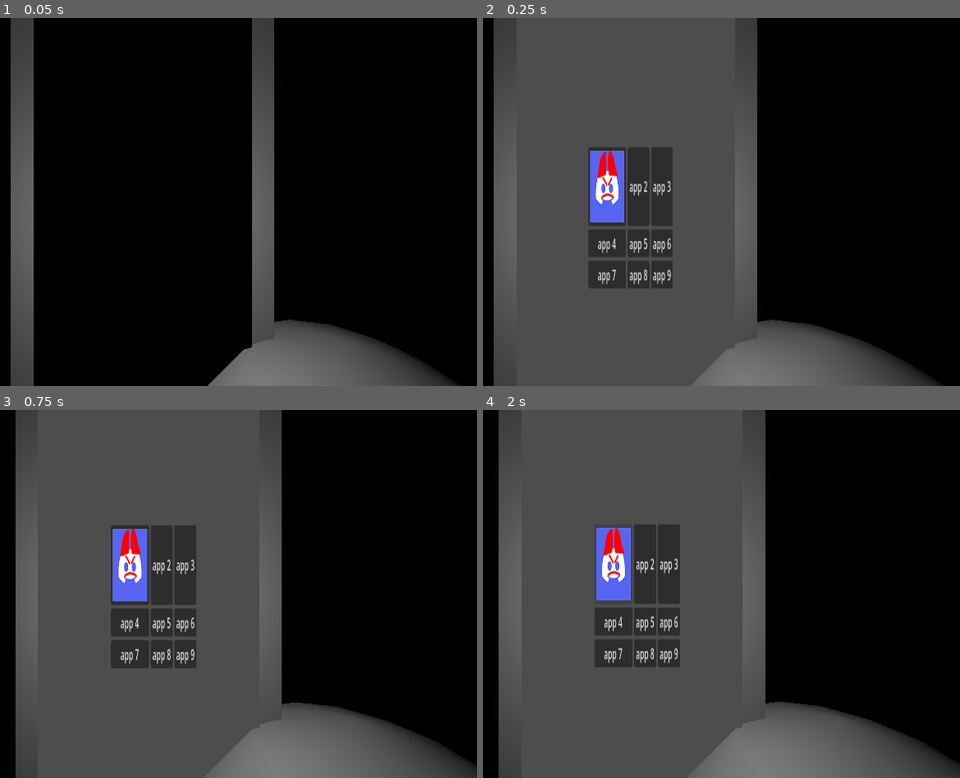
Above: before the commit, frames 1-4 (two rows, left to right).
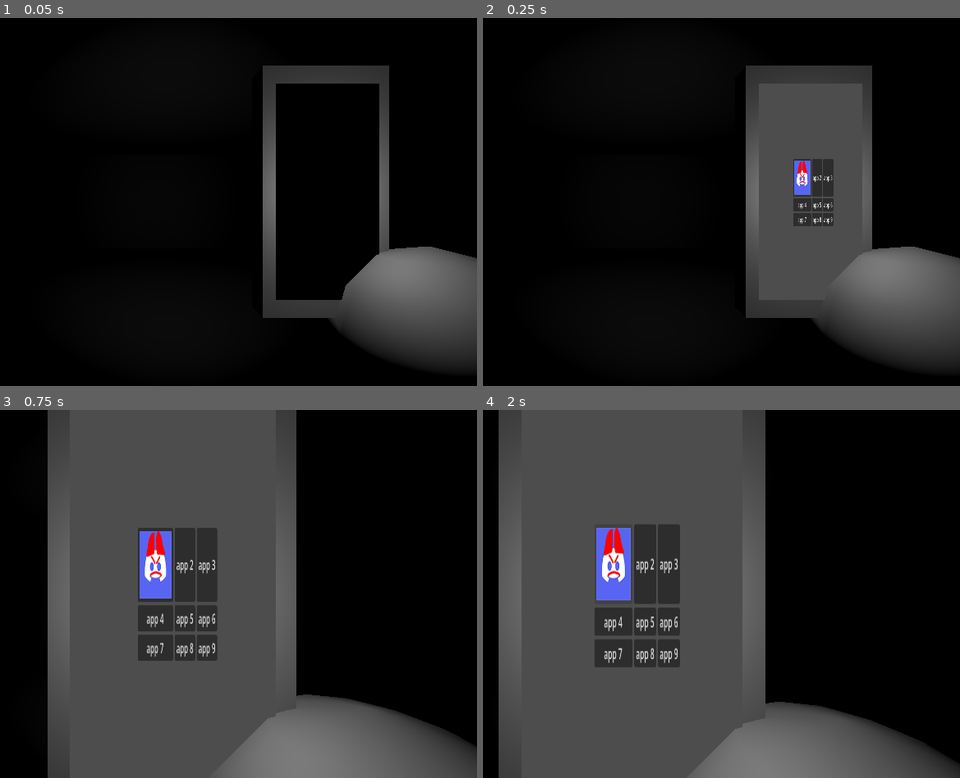
Above: after the commit, the same moments.

Repository: olinolinolinolin/f-n-a-k-five-nights-at-kecks
Game: Godot game, scene res://testhub1.tscn
The game is run twice, just before and just after one commit, with the same random seed, the same clock (stepped at 60 frames per second) and the same inputs.
Inputs (mouse positions are in pixels of both pictures, inside the frame that each line leads up to):
- Up to frame 1 (0.05 s): no input
- Up to frame 2 (0.25 s): no input
- Up to frame 3 (0.75 s): tap Enter (ui_accept) at 0.5 s; move the mouse to (186, 594) at 0.52 s
- Up to frame 4 (2 s): tap Enter (ui_accept) at 0.77, 1.52 s; move the mouse to (597, 594) at 1.27 s

The runs differ from the first frame. In frame 1, 23% of the frame differs, in the area x 2-100%, y 0-100%; in frame 2, 81%; in frame 3, 17%; in frame 4, nothing differs.

Commit message:
the first upload

Diff:
--- a/testhub1.tscn
+++ b/testhub1.tscn
@@ -53,7 +53,7 @@
 transform = Transform3D(-1, 0, -8.742278e-08, 0, 1, 0, 8.742278e-08, 0, -1, 0, 0, 0)
 
 [node name="Phone" type="CSGBox3D" parent="Player/Player Camera" unique_id=539443802]
-transform = Transform3D(1, 0, 0, 0, 1, 0, 0, 0, 1, -0.0120277405, -0.026115388, -0.5054045)
+transform = Transform3D(1, 0, 0, 0, 1, 0, 0, 0, 1, 0.7, 0.04, -1)
 layers = 2
 size = Vector3(0.5, 1, 0.1)
 
